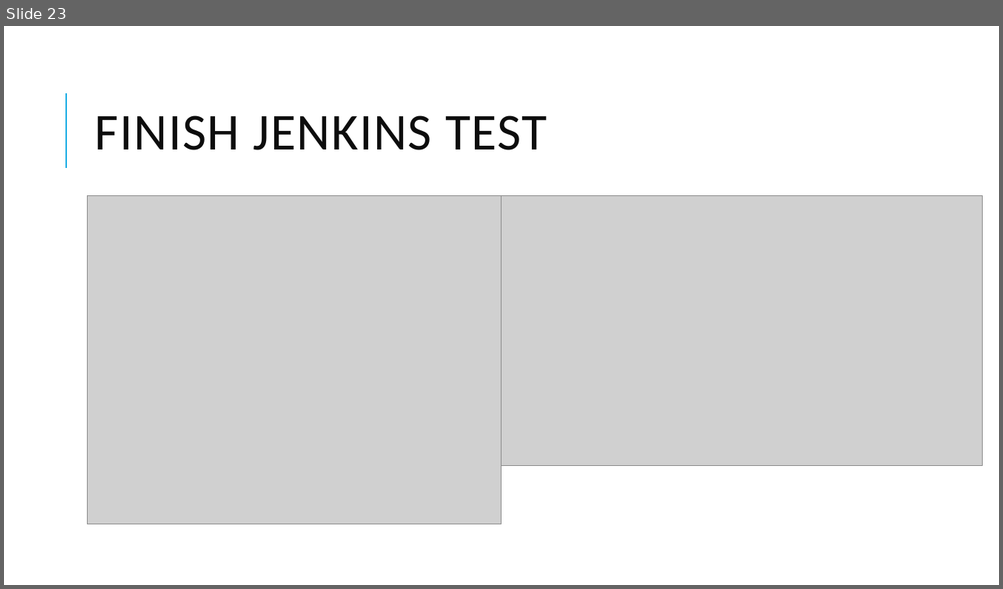
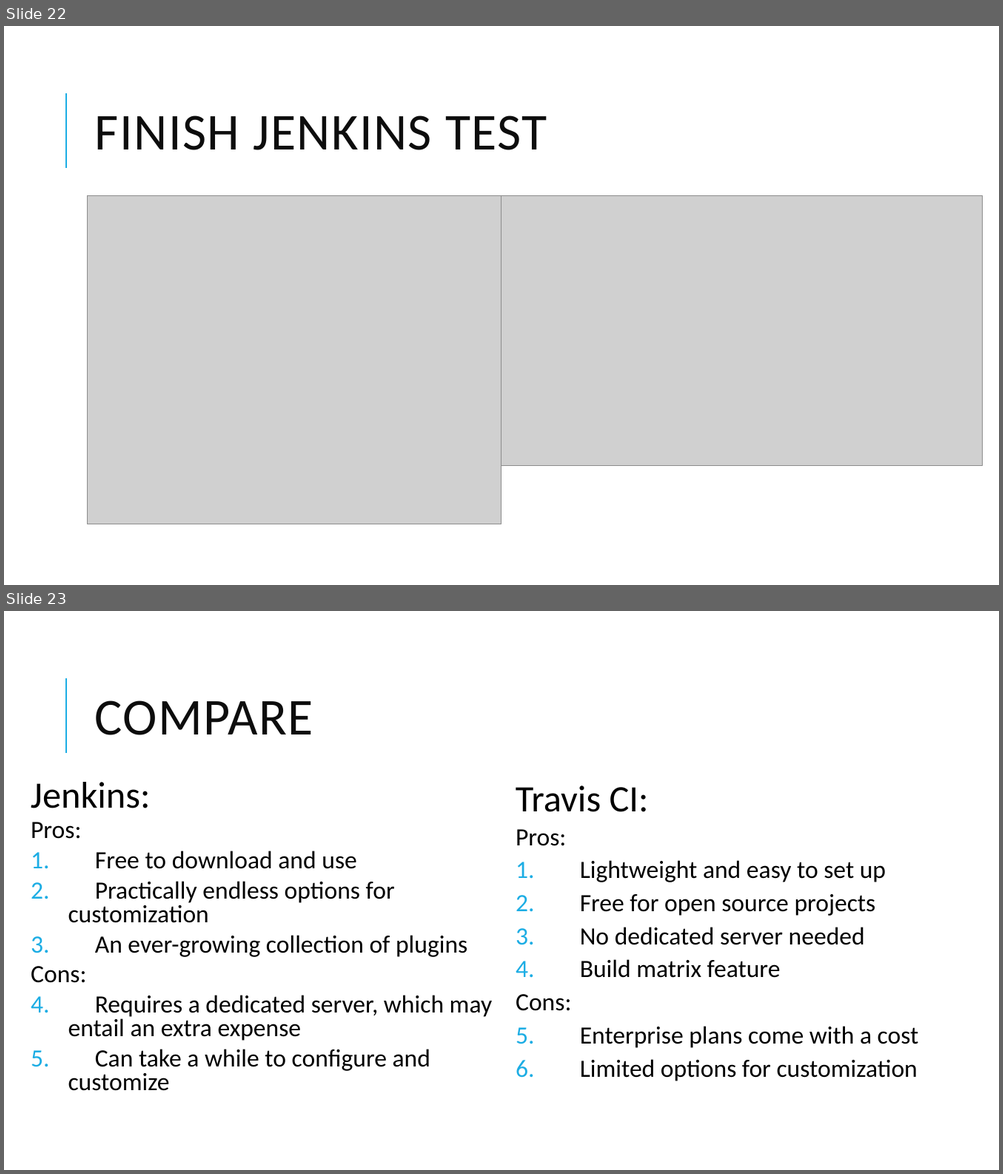
Before and after one commit to theKastle/ci, a slide deck: Slides/SoftwareTesting_GroupK1_CI.pptx. Shown one above the other, each under a label of ours: slide 23 before the commit, slides 22 and 23 after it. The pictures are 1003x589 and 1003x1174 pixels, drawn with LibreOffice and Linux fonts; fonts in the diff are those of the drawing; grey boxes stand for pictures. Boxes give left, top, right and bottom in pixels: in the first picture for what was removed or moved away, otherwise in the second. Text is boxed around its words. In the diff, an @@ line names an element or a change of style, - is before the commit and + after.

```diff
--- a/Slides/SoftwareTesting_GroupK1_CI.pptx
+++ b/Slides/SoftwareTesting_GroupK1_CI.pptx
@@ slide 23 added at <box>4,611,999,1170</box>, background #FFFFFF; not listed: 1 template element that a slide beside it also shows @@
@@ title added at <box>95,701,313,735</box>, 50 pt, text #0D0D0D @@
+COMPARE
@@ text added at <box>31,782,492,1091</box>, 24 pt, text #000000 @@
+  Jenkins:
+  Pros:
+  1. Free to download and use
+  2. Practically endless options for customization
+  3. An ever-growing collection of plugins
+  Cons:
+  1. Requires a dedicated server, which may entail an extra expense
+  2. Can take a while to configure and customize
@@ text added at <box>515,786,919,1082</box>, 24 pt, text #000000 @@
+  Travis CI:
+  Pros:
+  1. Lightweight and easy to set up
+  2. Free for open source projects
+  3. No dedicated server needed
+  4. Build matrix feature
+  Cons:
+  1. Enterprise plans come with a cost
+  2. Limited options for customization
@@ what was slide 23 is now slide 22 @@
```
Also in this commit, not shown: 1 slide changed, 1 slide removed, 1 other file.
